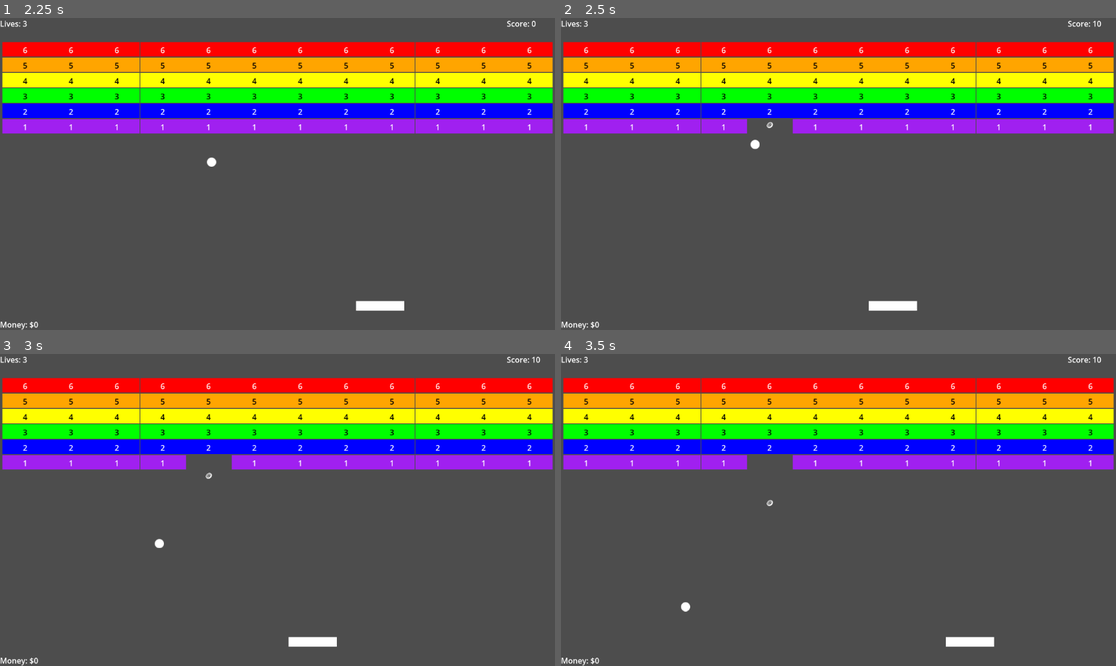
Above: before the commit, frames 1-4 (two rows, left to right).
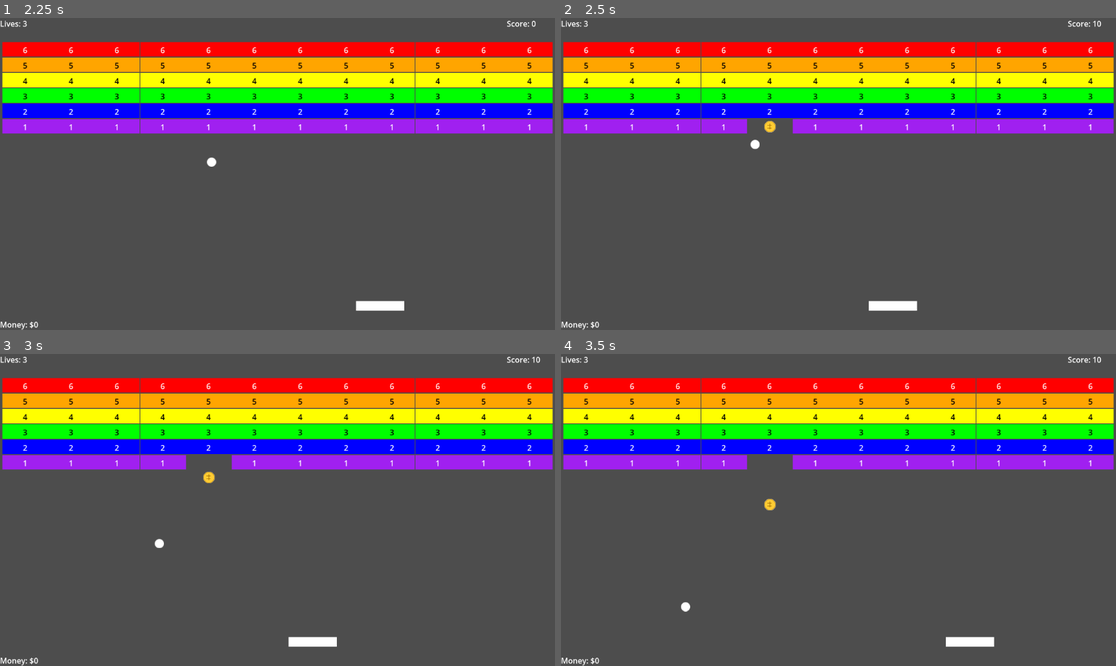
Above: after the commit, the same moments.

Repository: Jav1B/arkaclone
Game: Godot game, scene res://main_menu.tscn
Same seed, same stepped clock (60 frames per second), same inputs: the game is played once before the commit and once after it.
Inputs (mouse positions are in pixels of both pictures, inside the frame that each line leads up to):
- Up to frame 1 (2.25 s): click "START GAME" at 0.5 s; tap Enter (ui_accept) at 1.25, 1.52 s; move the mouse to (399, 158) at 1.27 s; press the mouse at (399, 158) at 1.28 s; hold Right (ui_right) 1.28-2.03 s; move the mouse to (166, 189) at 2.02 s; release the mouse at (166, 189) at 2.03 s; hold Left (ui_left) from 2.03 s (still down); click (166, 189) at 2.1 s
- Up to frame 2 (2.5 s): keep holding Left (ui_left); tap Enter (ui_accept) at 2.27 s
- Up to frame 3 (3 s): move the mouse to (333, 441) at 2.77 s; release Left (ui_left) at 2.78 s; press the mouse at (333, 441) at 2.78 s; hold Right (ui_right) from 2.78 s (still down)
- Up to frame 4 (3.5 s): keep holding Right (ui_right)

Frame 1 is identical in both runs. In frame 2, less than 0.1% of the frame differs, in the area x 36-39%, y 32-37%; in frame 3, less than 0.1%; in frame 4, less than 0.1%, in the area x 36-39%, y 46-51%.

Commit message:
Fix web compatibility and improve collision detection
- Enhanced ball collision detection for web builds
  - Added dual signal detection (body_entered + body_shape_entered)
  - Implemented manual collision backup using point queries
  - Added collision cooldown to prevent duplicate handling
- Replaced emoji text with programmatic sprite images
  - Money bag, dollar bill, and coin now use generated images
  - Ensures consistent appearance across all platforms
- Fixed money collection from all paddle sides
  - Money can now be collected from any direction
  - Prevents paddle movement from money collisions
  - Improved paddle detection with multiple fallback methods

🤖 Generated with [Claude Code](https://claude.ai/code)

Co-Authored-By: Claude <noreply@anthropic.com>

Diff:
--- a/ball.gd
+++ b/ball.gd
@@ -12,6 +12,7 @@
 var current_speed = 0.0
 var speed_multiplier = 1.0
 var is_waiting_for_launch = false
+var recent_collisions = {}  # Track recent collisions to prevent duplicates
 
 func _ready():
 	# Calculate speed based on screen resolution for consistent gameplay
@@ -53,10 +54,11 @@
 	ball_material.friction = 0.0
 	physics_material_override = ball_material
 
-	# Connect to collision signal
+	# Connect to collision signals - use both for web compatibility
 	contact_monitor = true
 	max_contacts_reported = 10
 	body_entered.connect(_on_body_entered)
+	body_shape_entered.connect(_on_body_shape_entered)
 
 func start_ball():
 	# Reset all states
@@ -101,6 +103,23 @@
 	return current_speed * speed_multiplier
 
 func _on_body_entered(body):
+	handle_collision(body)
+
+func _on_body_shape_entered(_body_rid, body, _body_shape_index, _local_shape_index):
+	# Alternative collision detection for web compatibility
+	handle_collision(body)
+
+func handle_collision(body):
+	# Prevent duplicate collision handling
+	var body_id = body.get_instance_id()
+	var current_time = Time.get_time_dict_from_system()
+	var time_key = current_time.hour * 3600 + current_time.minute * 60 + current_time.second
+
+	if recent_collisions.has(body_id) and (time_key - recent_collisions[body_id]) < 1:
+		return  # Skip if collision happened within last second
+
+	recent_collisions[body_id] = time_key
+
 	if body.has_method("hit"):
 		body.hit()
 		brick_hit.emit(body)
@@ -132,3 +151,20 @@
 	# Keep ball speed constant at current level (only if not fallen)
 	if not has_fallen and linear_velocity.length() > 0:
 		linear_velocity = linear_velocity.normalized() * get_current_speed()
+
+	# Backup collision detection for web compatibility
+	check_manual_collisions()
+
+func check_manual_collisions():
+	# Manual collision detection as backup for web builds
+	var space_state = get_world_2d().direct_space_state
+	var query = PhysicsPointQueryParameters2D.new()
+	query.position = global_position
+	query.collision_mask = collision_mask
+	query.exclude = [self]
+
+	var result = space_state.intersect_point(query)
+	for collision in result:
+		var body = collision.collider
+		if body != self:
+			handle_collision(body)
--- a/money_drop.gd
+++ b/money_drop.gd
@@ -31,32 +31,112 @@
 	timer.start()
 
 func create_money_sprite():
-	# Remove the sprite2D and add a label with emoji instead
+	# Remove the existing sprite if it exists
 	if has_node("MoneySprite"):
 		$MoneySprite.queue_free()
 
-	# Create a label with money emoji
-	var label = Label.new()
-	label.name = "MoneyLabel"
+	# Create a sprite with programmatic money image
+	var sprite = Sprite2D.new()
+	sprite.name = "MoneySprite"
 
-	# Choose emoji based on money value
+	var image_size = int(drop_size * 2)
+	var image = Image.create(image_size, image_size, false, Image.FORMAT_RGBA8)
+	image.fill(Color.TRANSPARENT)
+
+	# Choose image based on money value
 	if money_value >= 50:
-		label.text = "💰"  # Money bag
-		label.add_theme_font_size_override("font_size", 24)
+		create_money_bag_image(image, image_size)
 	elif money_value >= 25:
-		label.text = "💵"  # Dollar bill
-		label.add_theme_font_size_override("font_size", 20)
+		create_dollar_bill_image(image, image_size)
 	else:
-		label.text = "🪙"  # Coin
-		label.add_theme_font_size_override("font_size", 16)
+		create_coin_image(image, image_size)
 
-	# Center the label
-	label.horizontal_alignment = HORIZONTAL_ALIGNMENT_CENTER
-	label.vertical_alignment = VERTICAL_ALIGNMENT_CENTER
-	label.position = Vector2(-drop_size, -drop_size)
-	label.size = Vector2(drop_size * 2, drop_size * 2)
+	var texture = ImageTexture.new()
+	texture.set_image(image)
+	sprite.texture = texture
 
-	add_child(label)
+	add_child(sprite)
+
+func create_money_bag_image(image: Image, size: int):
+	var center = size / 2
+	var bag_color = Color(0.6, 0.4, 0.2)  # Brown
+	var string_color = Color(0.8, 0.7, 0.4)  # Gold
+
+	# Draw money bag (rounded rectangle)
+	for x in range(size):
+		for y in range(int(size * 0.3), size):
+			var dx = x - center
+			var dy = y - center
+			var distance = sqrt(dx * dx + dy * dy)
+			if distance < center * 0.8:
+				image.set_pixel(x, y, bag_color)
+
+	# Draw bag opening (top part)
+	for x in range(int(size * 0.3), int(size * 0.7)):
+		for y in range(int(size * 0.2), int(size * 0.35)):
+			image.set_pixel(x, y, string_color)
+
+	# Draw dollar sign
+	var dollar_color = Color.WHITE
+	for y in range(int(size * 0.4), int(size * 0.8)):
+		image.set_pixel(center, y, dollar_color)
+	for x in range(int(size * 0.3), int(size * 0.7)):
+		if x != center:
+			image.set_pixel(x, int(size * 0.5), dollar_color)
+			image.set_pixel(x, int(size * 0.65), dollar_color)
+
+func create_dollar_bill_image(image: Image, size: int):
+	var bill_color = Color(0.2, 0.6, 0.2)  # Green
+	var text_color = Color.WHITE
+
+	# Draw bill rectangle
+	for x in range(int(size * 0.1), int(size * 0.9)):
+		for y in range(int(size * 0.2), int(size * 0.8)):
+			image.set_pixel(x, y, bill_color)
+
+	# Draw border
+	var border_color = Color(0.1, 0.3, 0.1)
+	for x in range(int(size * 0.1), int(size * 0.9)):
+		image.set_pixel(x, int(size * 0.2), border_color)
+		image.set_pixel(x, int(size * 0.8) - 1, border_color)
+	for y in range(int(size * 0.2), int(size * 0.8)):
+		image.set_pixel(int(size * 0.1), y, border_color)
+		image.set_pixel(int(size * 0.9) - 1, y, border_color)
+
+	# Draw dollar sign
+	var center = size / 2
+	for y in range(int(size * 0.3), int(size * 0.7)):
+		image.set_pixel(center, y, text_color)
+	for x in range(int(size * 0.35), int(size * 0.65)):
+		if x != center:
+			image.set_pixel(x, int(size * 0.4), text_color)
+			image.set_pixel(x, int(size * 0.6), text_color)
+
+func create_coin_image(image: Image, size: int):
+	var center = size / 2
+	var coin_color = Color(1.0, 0.8, 0.2)  # Gold
+	var edge_color = Color(0.8, 0.6, 0.1)  # Darker gold
+
+	# Draw coin circle
+	for x in range(size):
+		for y in range(size):
+			var dx = x - center
+			var dy = y - center
+			var distance = sqrt(dx * dx + dy * dy)
+			if distance < center * 0.8:
+				if distance > center * 0.7:
+					image.set_pixel(x, y, edge_color)  # Edge
+				else:
+					image.set_pixel(x, y, coin_color)  # Center
+
+	# Draw dollar sign
+	var text_color = Color(0.6, 0.4, 0.0)  # Dark gold
+	for y in range(int(size * 0.3), int(size * 0.7)):
+		image.set_pixel(center, y, text_color)
+	for x in range(int(size * 0.35), int(size * 0.65)):
+		if x != center:
+			image.set_pixel(x, int(size * 0.4), text_color)
+			image.set_pixel(x, int(size * 0.6), text_color)
 
 func setup_money_drop(value: int, position: Vector2):
 	money_value = value
@@ -73,9 +153,33 @@
 	create_money_sprite()
 
 func _on_body_entered(body):
-	# Check if collected by paddle (in bottom area of screen)
-	var screen_size = get_viewport().get_visible_rect().size
-	if position.y > screen_size.y * 0.7:  # In bottom 30% of screen
+	# Check if the colliding body is the paddle
+	if is_paddle(body):
+		# Collected by paddle from any direction
 		collected.emit(money_value)
 		MoneyManager.add_money(money_value)
 		queue_free()
+
+func is_paddle(body) -> bool:
+	# Multiple ways to detect if this is the paddle
+
+	# Method 1: Check if it has paddle script
+	if body.has_method("get_script"):
+		var script = body.get_script()
+		if script and script.get_path().get_file() == "paddle.gd":
+			return true
+
+	# Method 2: Check if it's a CharacterBody2D with paddle properties
+	if body is CharacterBody2D and body.has_method("has_method"):
+		if body.has_method("_physics_process") and body.get("paddle_width"):
+			return true
+
+	# Method 3: Check node name (fallback)
+	if body.name.to_lower().contains("paddle"):
+		return true
+
+	# Method 4: Check if it has paddle-specific properties
+	if body.get("speed") != null and body.get("paddle_width") != null:
+		return true
+
+	return false
